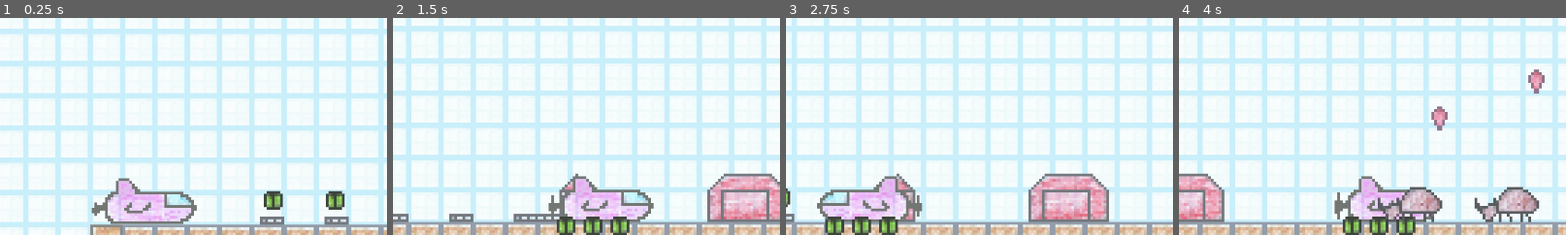
Above: before the commit, frames 1-4 (left to right).
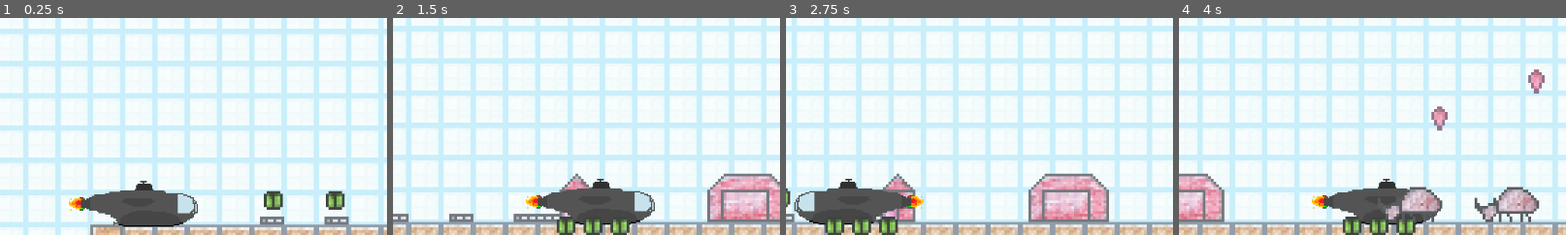
Above: after the commit, the same moments.

Repository: eiganesteknolab/fartcaptureandstorage
Game: Godot game, scene res://Scene/game.tscn
Same seed, same stepped clock (60 frames per second), same inputs: the game is played once before the commit and once after it.
Inputs:
- Up to frame 1 (0.25 s): no input
- Up to frame 2 (1.5 s): hold Right (ui_right) from 0.53 s (still down)
- Up to frame 3 (2.75 s): release Right (ui_right) at 2.03 s; hold Left (ui_left) from 2.03 s (still down)
- Up to frame 4 (4 s): release Left (ui_left) at 2.78 s; hold Right (ui_right) from 2.78 s (still down)
The pictures show only the part of the screen within x 37-87%, y 15-65%; the shares and areas given below are measured in that part.

The runs differ from the first frame. In frame 1, 4.6% of the frame differs, in the area x 17-52%, y 73-97%; in frame 2, 4.2%; in frame 3, 4.6%, in the area x 2-36%, y 72-96%; in frame 4, 2.9%.

Commit message:
Control changes

Diff:
--- a/Scene/player.tscn
+++ b/Scene/player.tscn
@@ -6,6 +6,7 @@
 [ext_resource type="PackedScene" uid="uid://dxq4cx1v3i2uo" path="res://Scene/emptyShot.tscn" id="2_wkkpa"]
 [ext_resource type="PackedScene" uid="uid://dfj2ch1dewk34" path="res://Scene/full_diper.tscn" id="3_viyyv"]
 [ext_resource type="Texture2D" uid="uid://bh6gu30cbfsm8" path="res://Assets/EmptyDiper.png" id="4_luw72"]
+[ext_resource type="Texture2D" uid="uid://c16r3tf0mqmad" path="res://Assets/Ship slay.png" id="6_1grdk"]
 
 [sub_resource type="AtlasTexture" id="AtlasTexture_ta3o2"]
 atlas = ExtResource("2_ef6e6")
@@ -43,6 +44,56 @@
 "speed": 9.0
 }]
 
+[sub_resource type="AtlasTexture" id="AtlasTexture_3ebku"]
+atlas = ExtResource("6_1grdk")
+region = Rect2(0, 0, 96, 34)
+
+[sub_resource type="AtlasTexture" id="AtlasTexture_6fe7n"]
+atlas = ExtResource("6_1grdk")
+region = Rect2(96, 0, 96, 34)
+
+[sub_resource type="AtlasTexture" id="AtlasTexture_o2gsa"]
+atlas = ExtResource("6_1grdk")
+region = Rect2(192, 0, 96, 34)
+
+[sub_resource type="AtlasTexture" id="AtlasTexture_3yei6"]
+atlas = ExtResource("6_1grdk")
+region = Rect2(0, 34, 96, 34)
+
+[sub_resource type="AtlasTexture" id="AtlasTexture_8vvm5"]
+atlas = ExtResource("6_1grdk")
+region = Rect2(96, 34, 96, 34)
+
+[sub_resource type="AtlasTexture" id="AtlasTexture_q6it2"]
+atlas = ExtResource("6_1grdk")
+region = Rect2(192, 34, 96, 34)
+
+[sub_resource type="SpriteFrames" id="SpriteFrames_w1jrw"]
+animations = [{
+"frames": [{
+"duration": 1.0,
+"texture": SubResource("AtlasTexture_3ebku")
+}, {
+"duration": 1.0,
+"texture": SubResource("AtlasTexture_6fe7n")
+}, {
+"duration": 1.0,
+"texture": SubResource("AtlasTexture_o2gsa")
+}, {
+"duration": 1.0,
+"texture": SubResource("AtlasTexture_3yei6")
+}, {
+"duration": 1.0,
+"texture": SubResource("AtlasTexture_8vvm5")
+}, {
+"duration": 1.0,
+"texture": SubResource("AtlasTexture_q6it2")
+}],
+"loop": true,
+"name": &"default",
+"speed": 5.0
+}]
+
 [sub_resource type="RectangleShape2D" id="RectangleShape2D_id27r"]
 size = Vector2(33, 11)
 
@@ -73,11 +124,18 @@
 region_enabled = true
 region_rect = Rect2(9, 0, 9, 8)
 
-[node name="AnimatedSprite2D" type="AnimatedSprite2D" parent="."]
+[node name="AnimatedSprite2D3" type="AnimatedSprite2D" parent="."]
+visible = false
 sprite_frames = SubResource("SpriteFrames_uwbjd")
 animation = &"idle"
 autoplay = "idle"
 frame_progress = 0.475405
+
+[node name="AnimatedSprite2D" type="AnimatedSprite2D" parent="."]
+position = Vector2(-4, 1)
+scale = Vector2(0.5, 0.5)
+sprite_frames = SubResource("SpriteFrames_w1jrw")
+autoplay = "default"
 
 [node name="CollisionShape2D" type="CollisionShape2D" parent="."]
 position = Vector2(0, 3)
--- a/Scripts/player.gd
+++ b/Scripts/player.gd
@@ -28,14 +28,14 @@
 		velocity += get_gravity() * delta
 
 	# Handle jump.
-	if can_jump and  Input.is_joy_button_pressed(0, JOY_BUTTON_X):
+	if can_jump and  Input.is_joy_button_pressed(0, JOY_BUTTON_A):
 		velocity.y = JUMP_VELOCITY
 		can_jump = false
 		await get_tree().create_timer(JUMP_COOLDOWN).timeout
 		can_jump = true
 
 	# Check for shooting empty dipers
-	if can_shoot_empty and Input.is_joy_button_pressed(0, JOY_BUTTON_A) and emptyDiperAmmo > 0:
+	if can_shoot_empty and Input.is_joy_button_pressed(0, JOY_BUTTON_X) and emptyDiperAmmo > 0:
 		shootEmpty()
 		can_shoot_empty = false
 		await get_tree().create_timer(SHOOT_COOLDOWN).timeout
--- a/project.godot
+++ b/project.godot
@@ -15,6 +15,10 @@
 config/features=PackedStringArray("4.3", "Forward Plus")
 config/icon="res://icon.svg"
 
+[display]
+
+window/size/mode=2
+
 [global_group]
 
 cow=""
Binary file added: Assets/Ship slay.png
Not shown, added: Assets/Ship slay.png.import
Not shown: 1 places in Scene/player.tscn that only renumber resources
